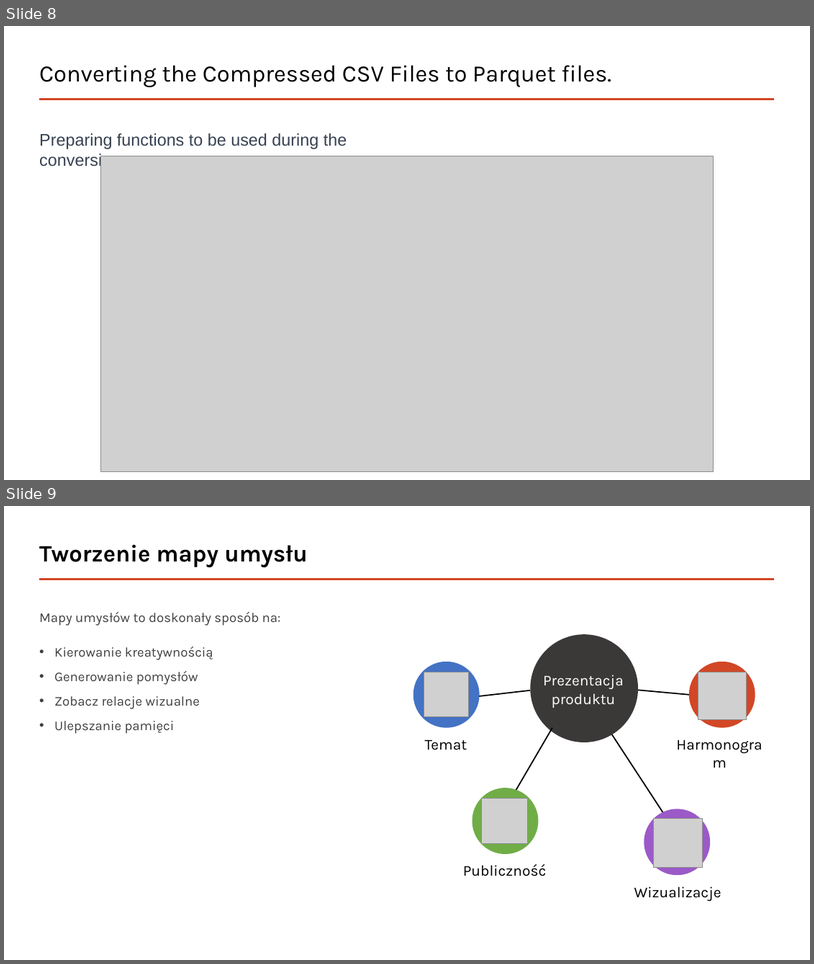
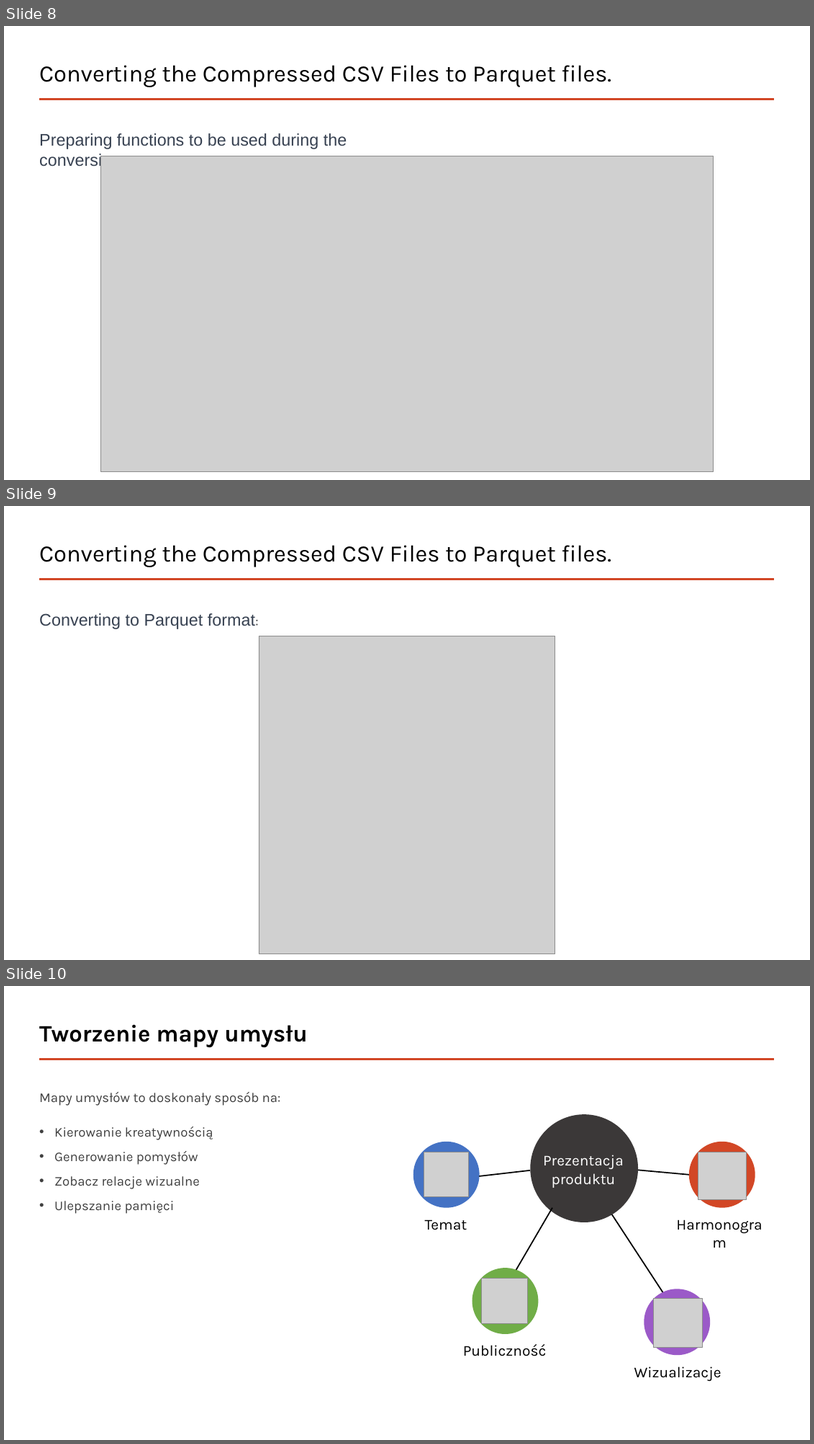
Before and after one commit to piotreks-uw-edu/uw-big-data-stackoverflow-project, a slide deck: Presentation/Analyzing the StackOverflow2013 Database from 2008 to 2013.pptx. Shown one above the other, each under a label of ours: slides 8 and 9 before the commit, slides 8, 9 and 10 after it. The pictures are 814x964 and 814x1444 pixels, drawn with LibreOffice and Linux fonts; fonts in the diff are those of the drawing; grey boxes stand for pictures. Boxes give left, top, right and bottom in pixels: in the first picture for what was removed or moved away, otherwise in the second. Text is boxed around its words. In the diff, an @@ line names an element or a change of style, - is before the commit and + after.

Commit message:
Slide 9. 11.17 minutes

```diff
--- a/Presentation/Analyzing the StackOverflow2013 Database from 2008 to 2013.pptx
+++ b/Presentation/Analyzing the StackOverflow2013 Database from 2008 to 2013.pptx
@@ slide 9 added at bbox=[4, 506, 810, 960], background #FFFFFF; not listed: 1 template element that a slide beside it also shows @@
@@ title added at bbox=[39, 545, 612, 567], 28 pt, text #000000 @@
+Converting the Compressed CSV Files to Parquet files.
@@ text added at bbox=[39, 613, 255, 629], 20 pt, text #374151 @@
+Converting to Parquet format:
@@ picture added at bbox=[259, 636, 555, 954] @@
@@ what was slide 9 is now slide 10 @@
```
